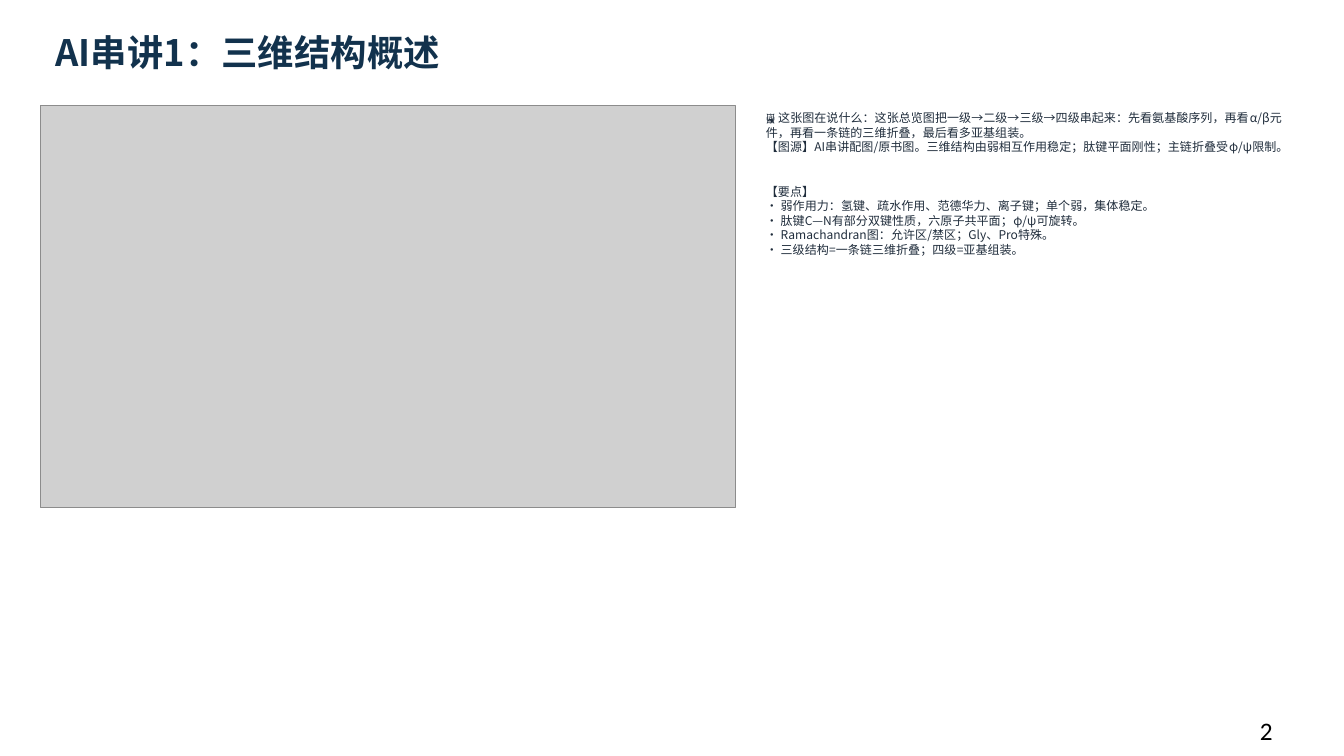
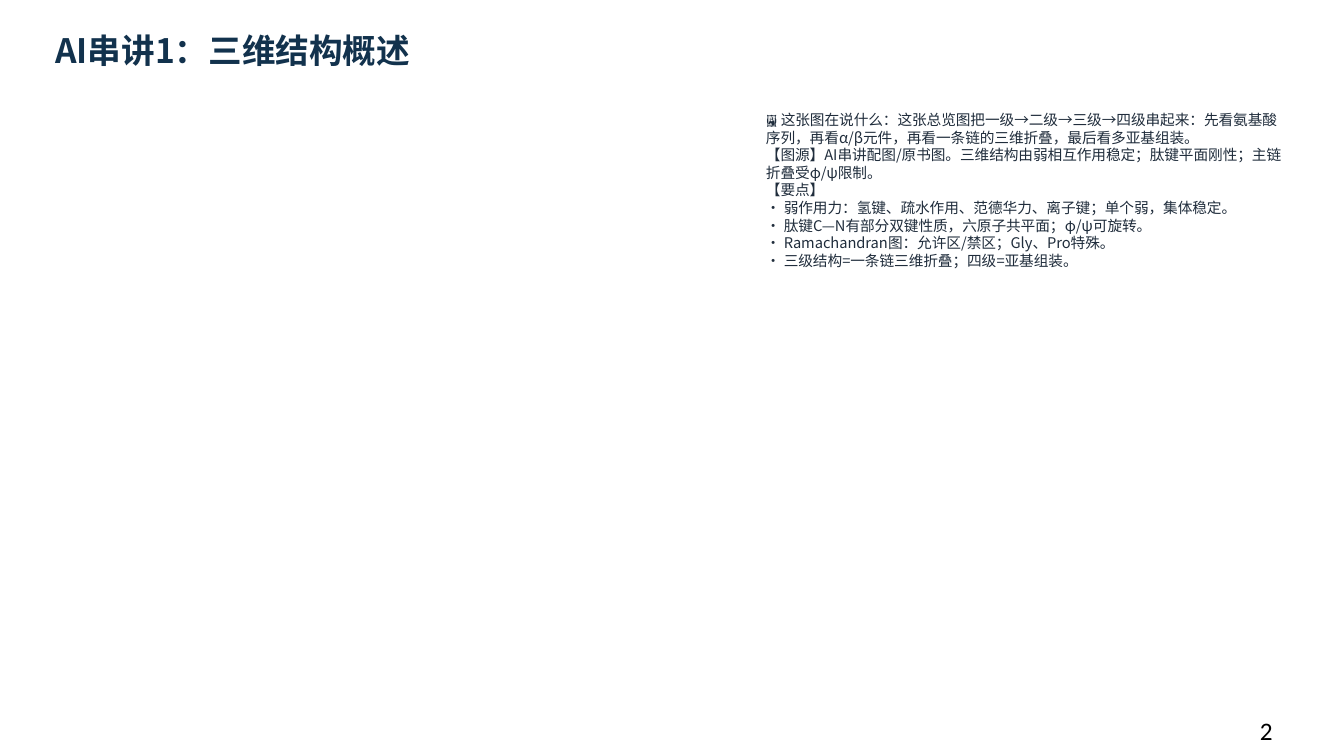
Before and after one commit to newkan-li/Biochemistry, a slide deck: slide 2 of downloads/bc03-ai-style.pptx. Drawn at 1344x756 pixels with LibreOffice and Linux fonts; fonts in the diff are those of the drawing; grey boxes stand for pictures. Boxes give left, top, right and bottom in pixels: in the first picture for what was removed or moved away, otherwise in the second. Text is boxed around its words. In the diff, an @@ line names an element or a change of style, - is before the commit and + after.

```diff
--- a/downloads/bc03-ai-style.pptx
+++ b/downloads/bc03-ai-style.pptx
@@ text "AI串讲1：三维结构概述" at (55,34,410,66): size 26 to 24 pt @@
@@ picture removed at (40,106,736,508) @@
@@ text "🖼 这张图在说什么：这张总览图把一级→二级→三级→四级串起来：先看氨基酸序列，再看α/β元件，再看一条链的三维折叠，最后 ..." at (766,112,1281,268): size 8.6 to 10.5 pt @@
```
Also in this commit, not shown: 78 other slides changed, 4 slides added, 18 other files.
